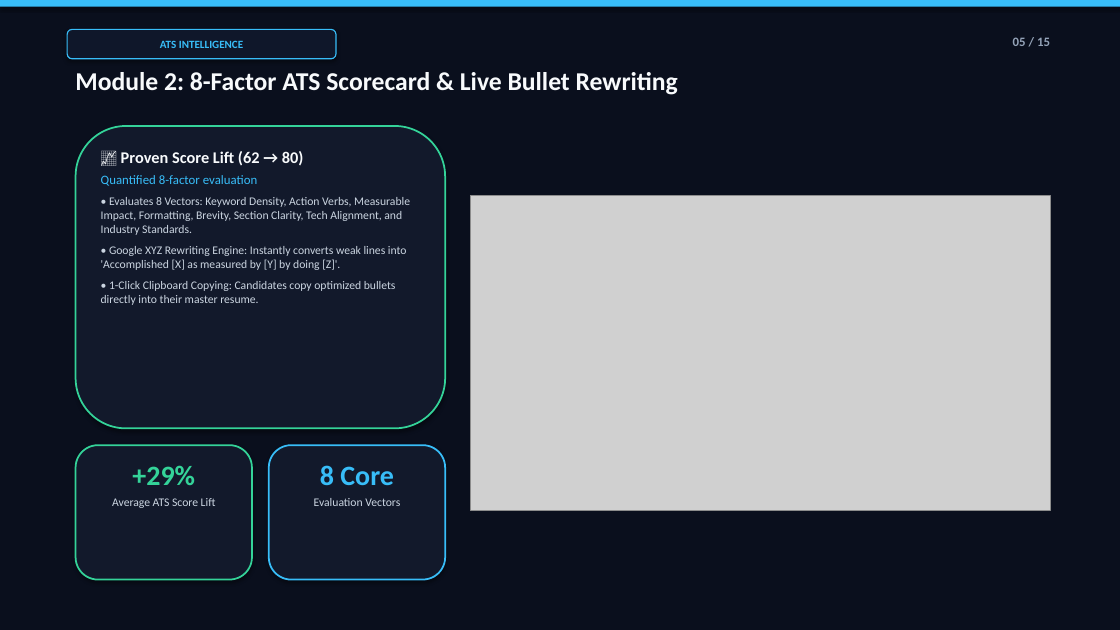
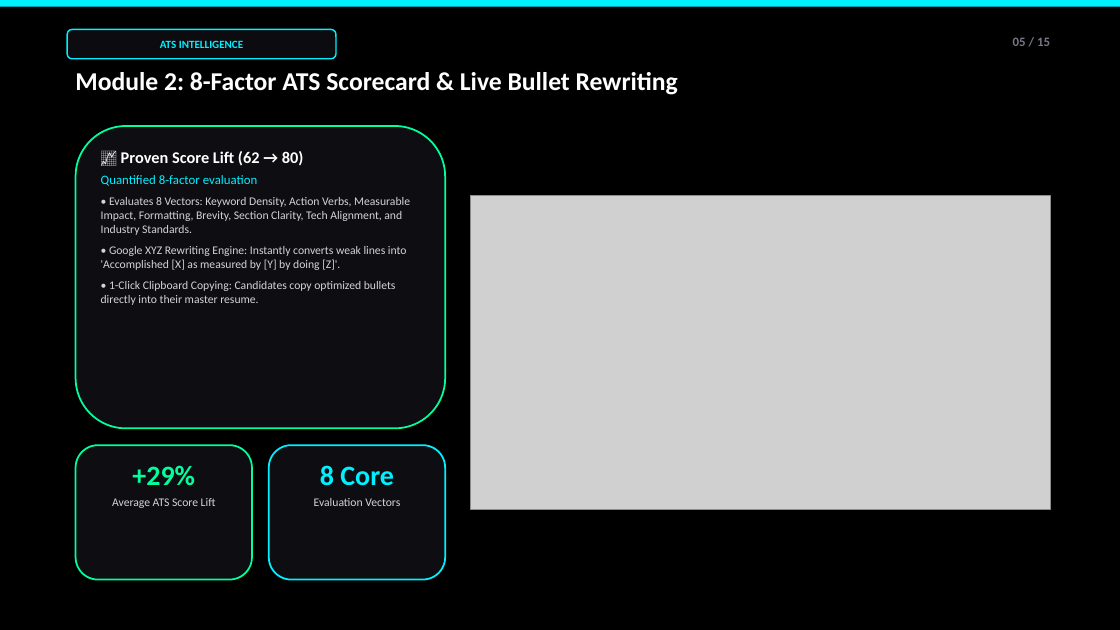
Before and after one commit to raj40870-pixel/Ai-skill-, a slide deck: slide 5 of The_Hustlers_Career_Nav_AI_Presentation.pptx. Drawn at 1120x630 pixels with LibreOffice and Linux fonts; fonts in the diff are those of the drawing; grey boxes stand for pictures. Boxes give left, top, right and bottom in pixels: in the first picture for what was removed or moved away, otherwise in the second. Text is boxed around its words. In the diff, an @@ line names an element or a change of style, - is before the commit and + after.

```diff
--- a/The_Hustlers_Career_Nav_AI_Presentation.pptx
+++ b/The_Hustlers_Career_Nav_AI_Presentation.pptx
@@ rectangle at bbox=[0, 0, 1120, 630]: fill #0A0F1D to #000000 @@
@@ rectangle at bbox=[0, 0, 1120, 7]: fill #38BDF8 to #00F0FF @@
@@ rounded rectangle "ATS INTELLIGENCE" at bbox=[67, 29, 336, 59]: text colour #38BDF8 to #00F0FF; fill #0F172A to #0C0C10; outline #38BDF8 1 pt to #00F0FF 1.2 pt @@
@@ text "05 / 15" at bbox=[1013, 37, 1050, 46]: text colour #94A3B8 to #787887 @@
@@ text "Module 2: 8-Factor ATS Scorecard ..." at bbox=[75, 72, 678, 95]: text colour #F8FAFC to #FFFFFF @@
@@ rounded rectangle at bbox=[76, 126, 445, 429]: fill #12192B to #0E0E12; outline #34D399 1.5 pt to #00FF9D 1.5 pt @@
@@ text "📈 Proven Score Lift (62 ..." at bbox=[101, 151, 410, 305]: text colour #F8FAFC to #FFFFFF in "📈 Proven Score Lift (62 → 80)"; text colour #38BDF8 to #00F0FF in "Quantified 8-factor evaluation"; text colour #CBD5E1 to #D4D4D8 in "• Evaluates 8 Vectors: Keyword Density, Action ...", "• Google XYZ Rewriting Engine: Instantly converts ...", "• 1-Click Clipboard Copying: Candidates copy optimized ..." @@
@@ rounded rectangle at bbox=[76, 445, 252, 580]: fill #12192B to #0E0E12; outline #34D399 1.5 pt to #00FF9D 1.5 pt @@
@@ rounded rectangle at bbox=[269, 445, 445, 580]: fill #12192B to #0E0E12; outline #38BDF8 1.5 pt to #00F0FF 1.5 pt @@
@@ text "+29%" at bbox=[112, 465, 216, 508]: text colour #34D399 to #00FF9D in "+29%"; text colour #CBD5E1 to #D4D4D8 in "Average ATS Score Lift" @@
@@ text "8 Core" at bbox=[314, 465, 400, 506]: text colour #38BDF8 to #00F0FF in "8 Core"; text colour #CBD5E1 to #D4D4D8 in "Evaluation Vectors" @@
```
Also in this commit, not shown: 14 other slides changed, 15 other files.
